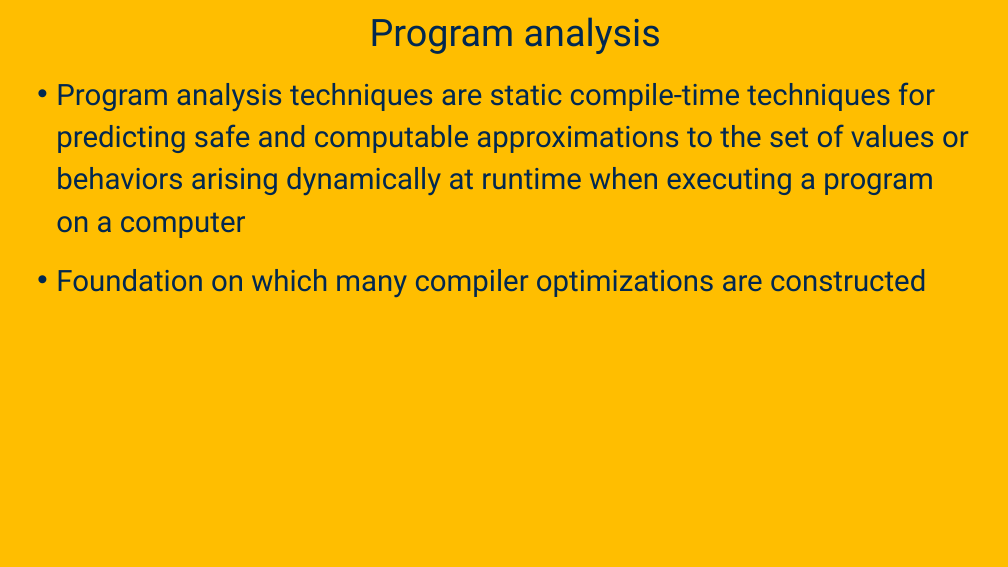
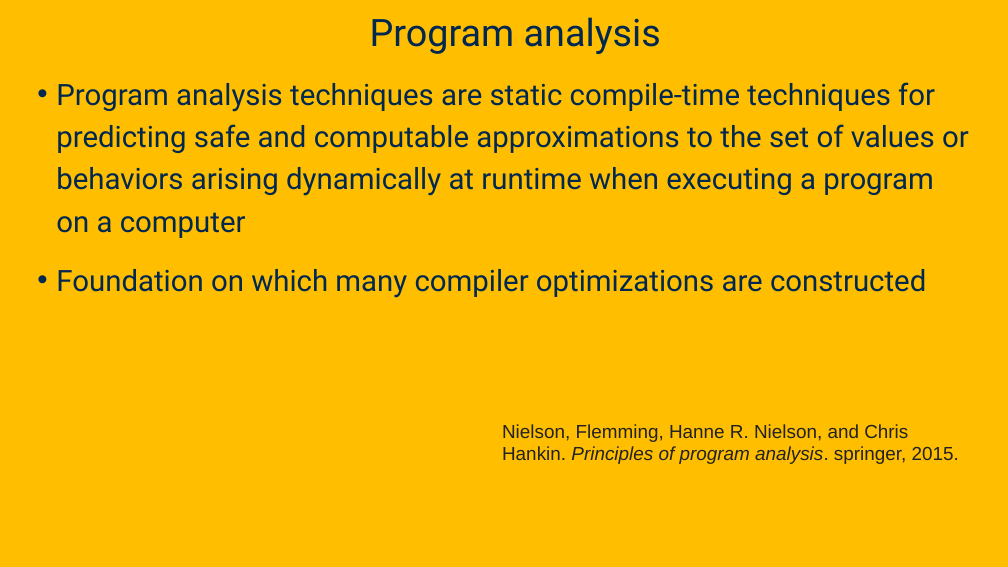
Before and after one commit to davsec-teaching/ECS289C-Spring2025, a slide deck: slide 3 of slides/3_data_flow_analysis.pptx. Drawn at 1008x567 pixels with LibreOffice and Linux fonts; fonts in the diff are those of the drawing; background and template pictures are left out. Boxes give left, top, right and bottom in pixels: in the first picture for what was removed or moved away, otherwise in the second. Text is boxed around its words. In the diff, an @@ line names an element or a change of style, - is before the commit and + after.

```diff
--- a/slides/3_data_flow_analysis.pptx
+++ b/slides/3_data_flow_analysis.pptx
@@ text added at [502, 424, 959, 464], 18 pt, text #222222 @@
+Nielson, Flemming, Hanne R. Nielson, and Chris Hankin. Principles of program analysis. springer, 2015.
```
Also in this commit, not shown: 50 other slides changed, 4 slides added.
